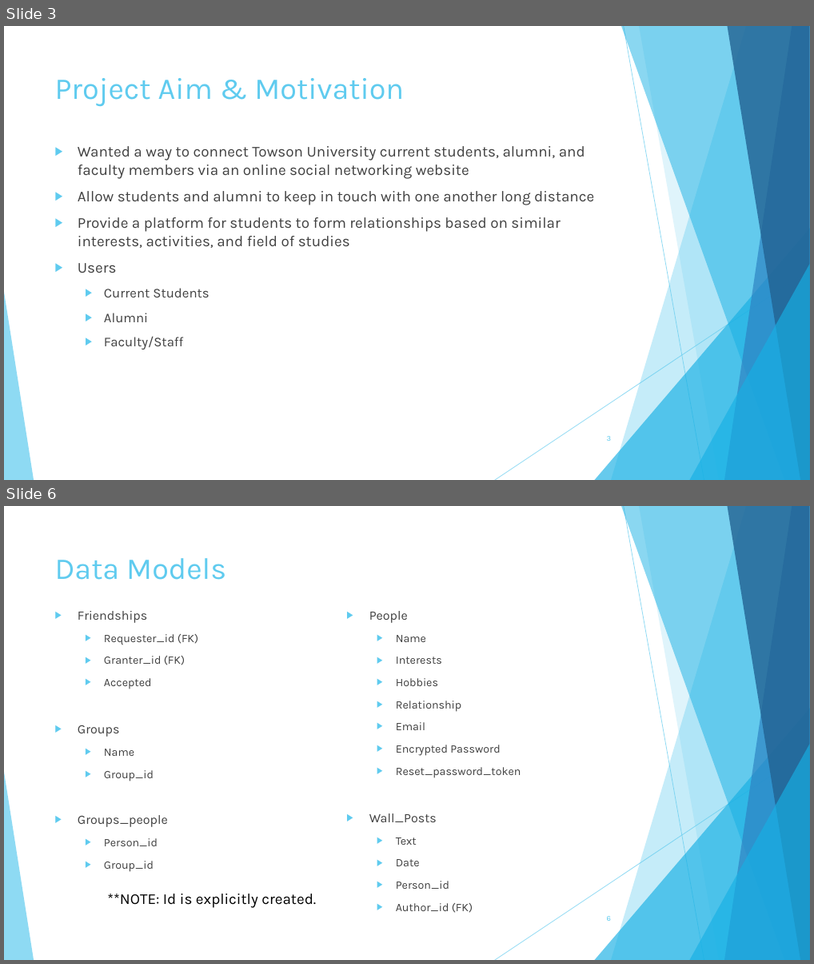
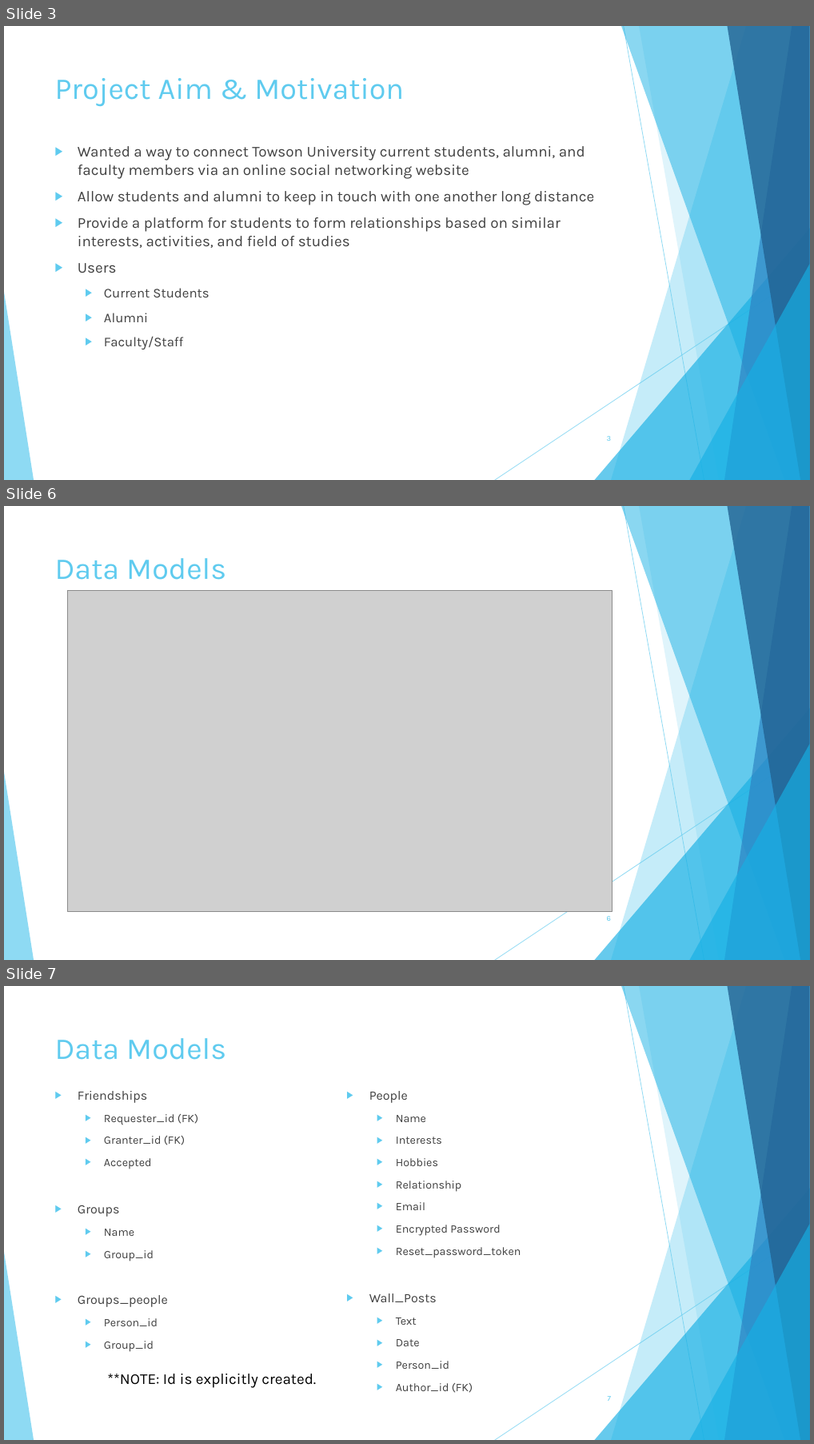
Before and after one commit to jpodier/cosc617-FinalProject-bathm-podie-quin, a slide deck: TowsonBook.pptx. Shown one above the other, each under a label of ours: slides 3 and 6 before the commit, slides 3, 6 and 7 after it; the slides between them are not shown. The pictures are 814x964 and 814x1444 pixels, drawn with LibreOffice and Linux fonts; fonts in the diff are those of the drawing; grey boxes stand for pictures. Boxes give left, top, right and bottom in pixels: in the first picture for what was removed or moved away, otherwise in the second. Text is boxed around its words. In the diff, an @@ line names an element or a change of style, - is before the commit and + after.

```diff
--- a/TowsonBook.pptx
+++ b/TowsonBook.pptx
@@ slide 6 added at (x1=4, y1=506, x2=810, y2=960), background #FFFFFF; not listed: 10 template elements that a slide beside it also shows @@
@@ title added at (x1=55, y1=558, x2=226, y2=580), 36 pt, text #5FCBEF @@
+Data Models
@@ picture added at (x1=67, y1=591, x2=612, y2=912) @@
@@ page number added at (x1=607, y1=916, x2=611, y2=920), 9 pt, text #5FCBEF @@
+6
@@ what was slide 6 is now slide 7 @@
```
Also in this commit, not shown: 11 slides changed, 1 other slide added.
